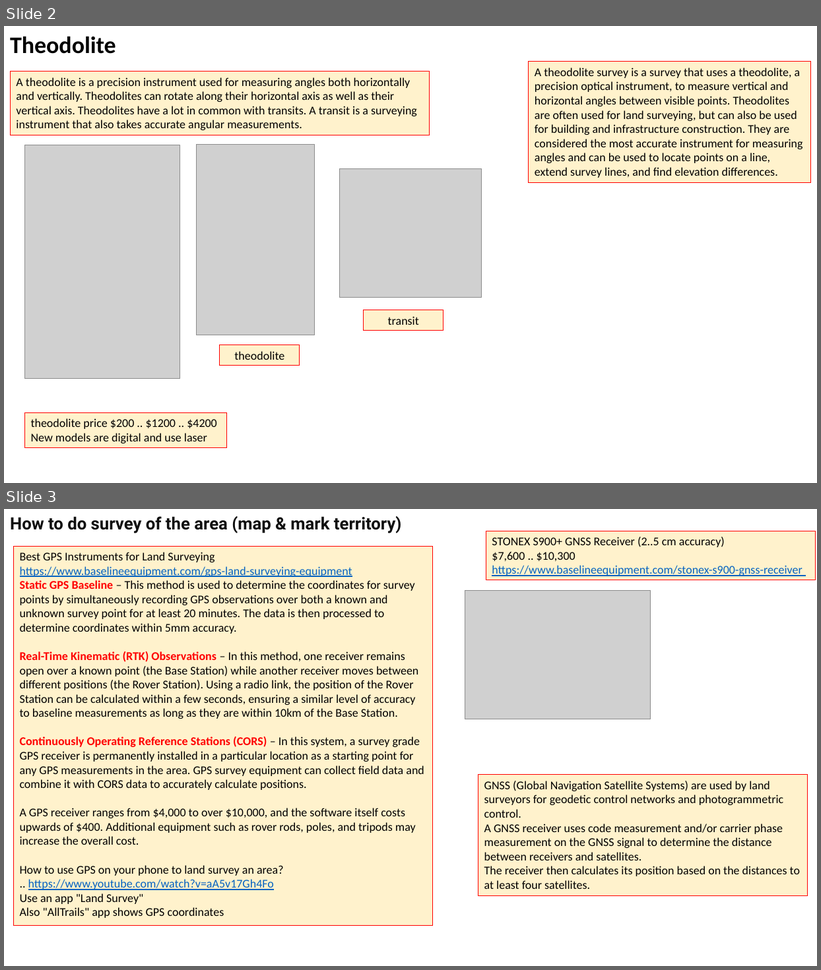
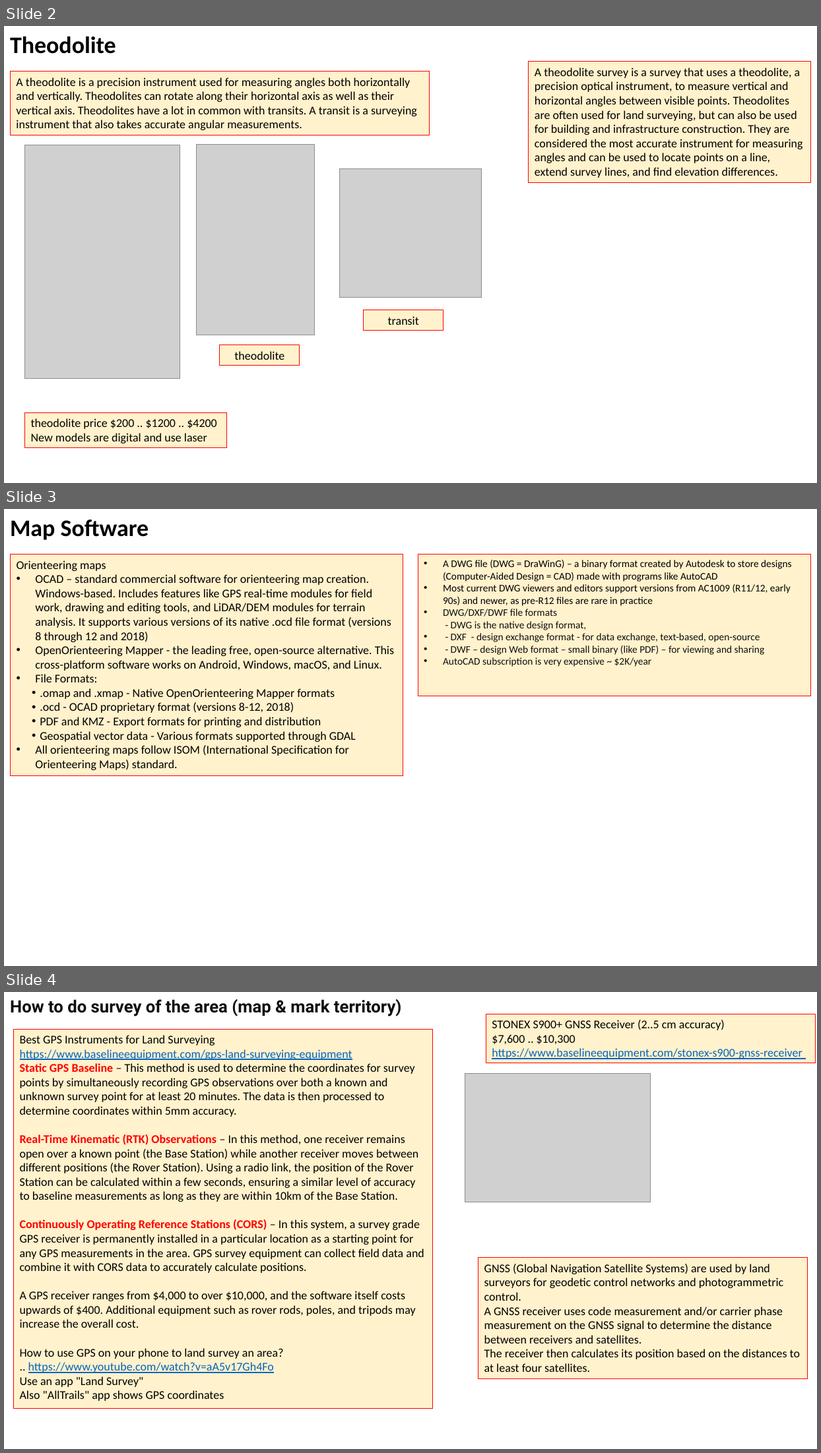
Before and after one commit to lselector/misc_farm, a slide deck: map_gps_survey.pptx. Shown one above the other, each under a label of ours: slides 2 and 3 before the commit, slides 2, 3 and 4 after it. The pictures are 821x970 and 821x1453 pixels, drawn with LibreOffice and Linux fonts; fonts in the diff are those of the drawing; grey boxes stand for pictures. Boxes give left, top, right and bottom in pixels: in the first picture for what was removed or moved away, otherwise in the second. Text is boxed around its words. In the diff, an @@ line names an element or a change of style, - is before the commit and + after.

```diff
--- a/map_gps_survey.pptx
+++ b/map_gps_survey.pptx
@@ slide 3 added at (x1=4, y1=509, x2=817, y2=966), background #FFFFFF @@
@@ text added at (x1=10, y1=520, x2=149, y2=540), 28 pt, text #000000, bold @@
+Map Software
@@ rectangle added at (x1=10, y1=554, x2=403, y2=776), fill #FFF2CC, outline #FF0000 0.75 pt, 14 pt, text #000000 @@
+Orienteering maps
+• OCAD – standard commercial software for orienteering map creation. Windows-based. Includes features like GPS real-time modules for field work, drawing and editing tools, and LiDAR/DEM modules for terrain analysis. It supports various versions of its native .ocd file format (versions 8 through 12 and 2018)
+• OpenOrienteering Mapper - the leading free, open-source alternative. This cross-platform software works on Android, Windows, macOS, and Linux.
+• File Formats:
+• .omap and .xmap - Native OpenOrienteering Mapper formats
+• .ocd - OCAD proprietary format (versions 8-12, 2018)
+• PDF and KMZ - Export formats for printing and distribution
+• Geospatial vector data - Various formats supported through GDAL
+• All orienteering maps follow ISOM (International Specification for Orienteering Maps) standard.
@@ rectangle added at (x1=418, y1=554, x2=811, y2=696), fill #FFF2CC, outline #FF0000 0.75 pt, 12 pt, text #000000 @@
+• A DWG file (DWG = DraWinG) – a binary format created by Autodesk to store designs (Computer-Aided Design = CAD) made with programs like AutoCAD
+• Most current DWG viewers and editors support versions from AC1009 (R11/12, early 90s) and newer, as pre-R12 files are rare in practice
+• DWG/DXF/DWF file formats
+  - DWG is the native design format,
+• - DXF - design exchange format - for data exchange, text-based, open-source
+• - DWF – design Web format – small binary (like PDF) – for viewing and sharing
+• AutoCAD subscription is very expensive ~ $2K/year
@@ what was slide 3 is now slide 4 @@
```
Also in this commit, not shown: 2 other files.
